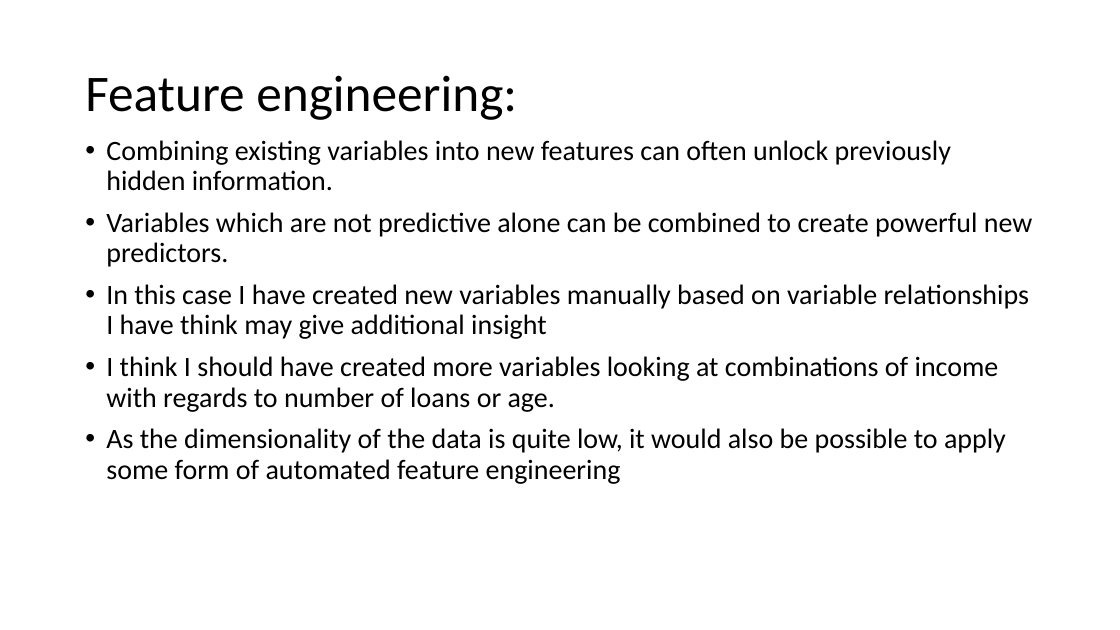
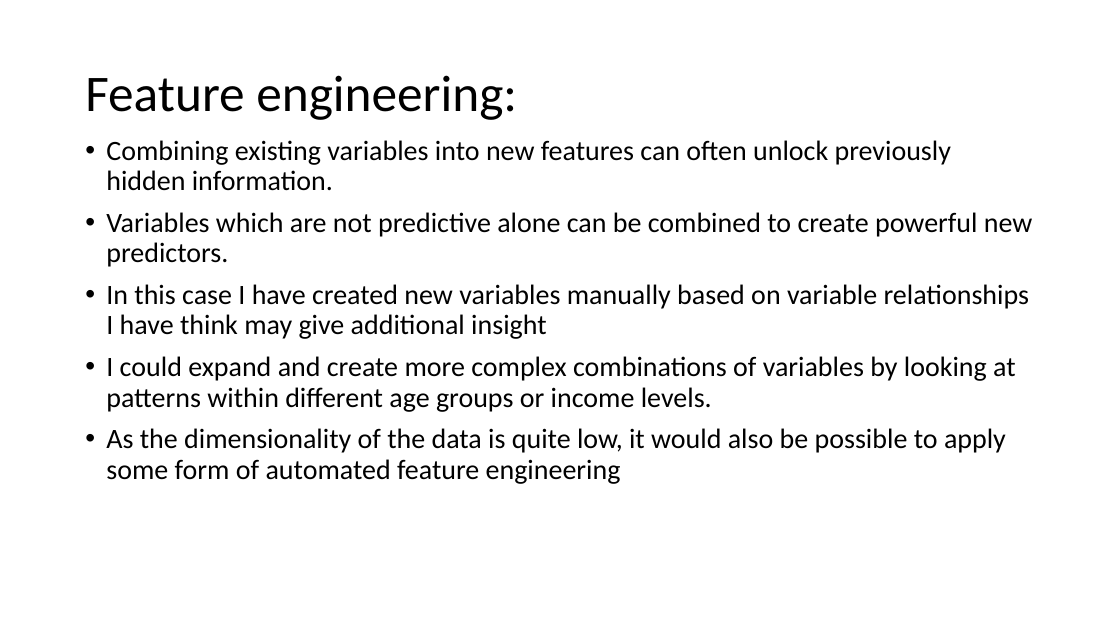
Before and after one commit to matthewjones-perth/givemesomecredit, a slide deck: slide 22 of Paidy Dataset Exercise.pptm. Drawn at 1120x630 pixels with LibreOffice and Linux fonts; fonts in the diff are those of the drawing. Boxes give left, top, right and bottom in pixels: in the first picture for what was removed or moved away, otherwise in the second. Text is boxed around its words. In the diff, an @@ line names an element or a change of style, - is before the commit and + after.

```diff
--- a/Paidy Dataset Exercise.pptm
+++ b/Paidy Dataset Exercise.pptm
@@ text at (x1=106, y1=356, x2=1016, y2=412): text changed @@
-• I think I should have created more variables looking at combinations of income with regards to number of loans or age.
+• I could expand and create more complex combinations of variables by looking at patterns within different age groups or income levels.
```
Also in this commit, not shown: 16 other slides changed, 2 slides added, 1 slide removed, 2 other files.
